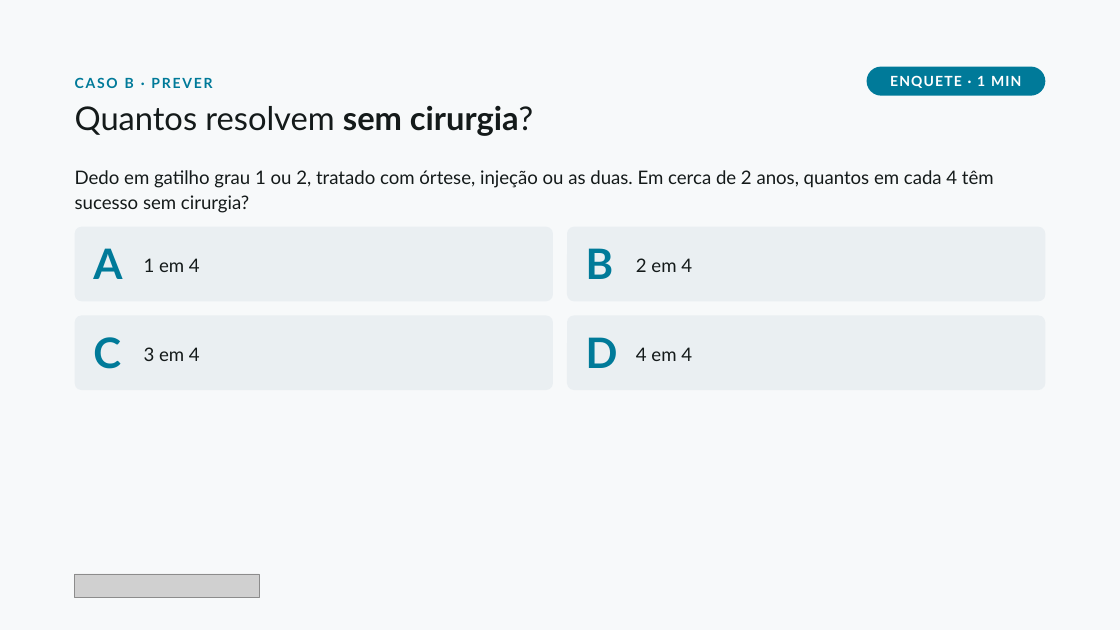
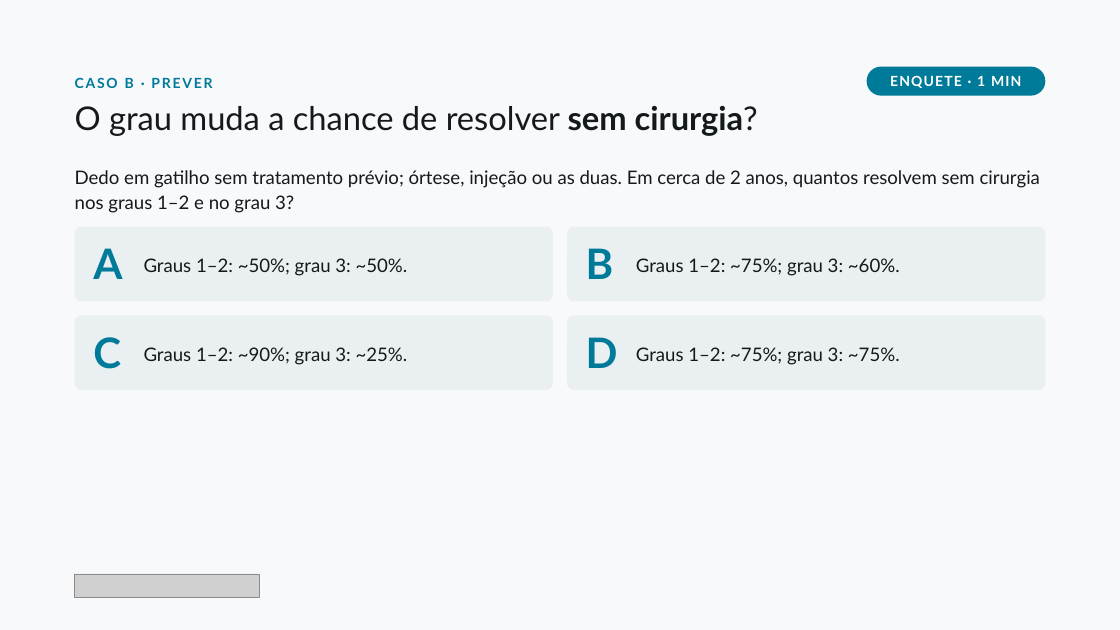
Before and after one commit to dossantosdanieel/illic, a slide deck: slide 15 of aulas/2026-11-cotovelo-medial-e-mao/04_aula/cotovelo-medial-e-mao.pptx. Drawn at 1120x630 pixels with LibreOffice and Linux fonts; fonts in the diff are those of the drawing; grey boxes stand for pictures. Boxes give left, top, right and bottom in pixels: in the first picture for what was removed or moved away, otherwise in the second. Text is boxed around its words. In the diff, an @@ line names an element or a change of style, - is before the commit and + after.

```diff
--- a/aulas/2026-11-cotovelo-medial-e-mao/04_aula/cotovelo-medial-e-mao.pptx
+++ b/aulas/2026-11-cotovelo-medial-e-mao/04_aula/cotovelo-medial-e-mao.pptx
@@ text at [75,106,758,136]: text changed @@
-Quantos resolvem sem cirurgia?
+O grau muda a chance de resolver sem cirurgia?
@@ text at [75,170,1040,213]: text changed @@
-Dedo em gatilho grau 1 ou 2, tratado com órtese, injeção ou as duas. Em cerca de 2 anos, quantos em cada 4 têm sucesso sem cirurgia?
+Dedo em gatilho sem tratamento prévio; órtese, injeção ou as duas. Em cerca de 2 anos, quantos resolvem sem cirurgia nos graus 1–2 e no grau 3?
@@ text at [144,258,408,276]: text changed @@
-1 em 4
+Graus 1–2: ~50%; grau 3: ~50%.
@@ text at [636,258,900,276]: text changed @@
-2 em 4
+Graus 1–2: ~75%; grau 3: ~60%.
@@ text at [144,347,408,365]: text changed @@
-3 em 4
+Graus 1–2: ~90%; grau 3: ~25%.
@@ text at [636,347,900,365]: text changed @@
-4 em 4
+Graus 1–2: ~75%; grau 3: ~75%.
```
Also in this commit, not shown: 14 other slides changed, 9 other files.
